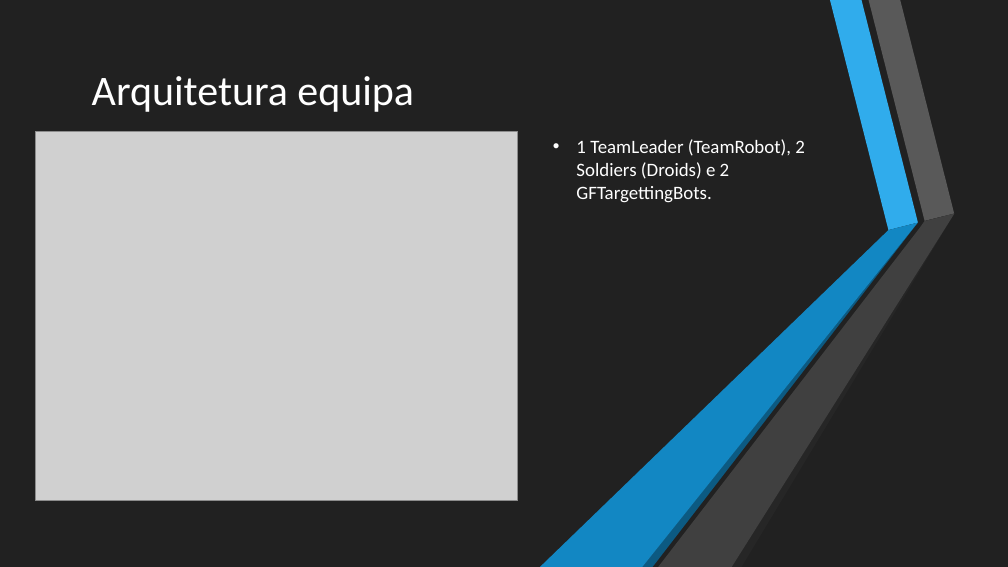
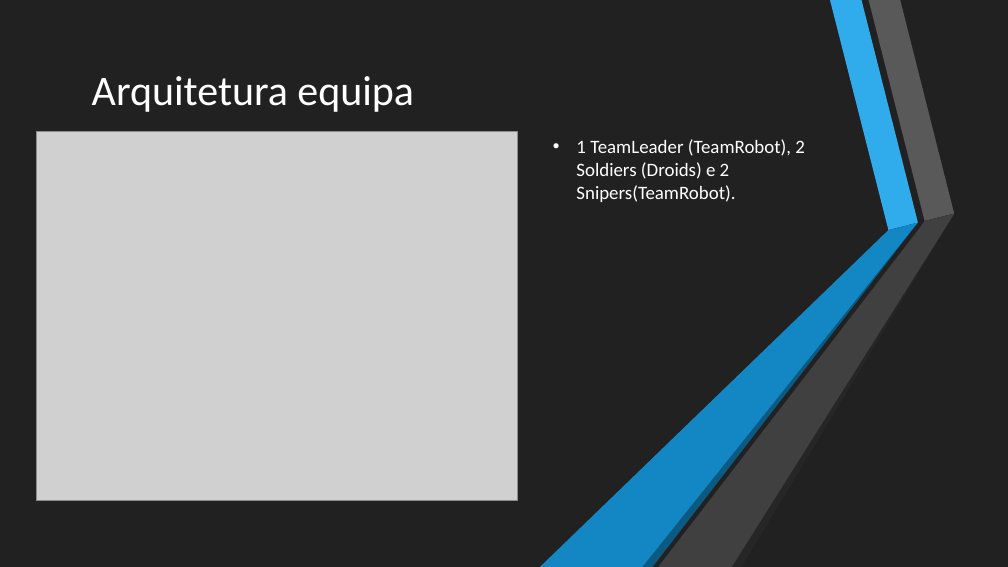
Before and after one commit to MelhorQueSVN/SA, a slide deck: slide 2 of TP1/2aEntrega/apresentacao2.pptx. Drawn at 1008x567 pixels with LibreOffice and Linux fonts; fonts in the diff are those of the drawing; grey boxes stand for pictures. Boxes give left, top, right and bottom in pixels: in the first picture for what was removed or moved away, otherwise in the second. Text is boxed around its words. In the diff, an @@ line names an element or a change of style, - is before the commit and + after.

Commit message:
update presentation

```diff
--- a/TP1/2aEntrega/apresentacao2.pptx
+++ b/TP1/2aEntrega/apresentacao2.pptx
@@ text at (576, 139, 805, 202): text changed @@
-• 1 TeamLeader (TeamRobot), 2 Soldiers (Droids) e 2 GFTargettingBots.
+• 1 TeamLeader (TeamRobot), 2 Soldiers (Droids) e 2 Snipers(TeamRobot).
```
